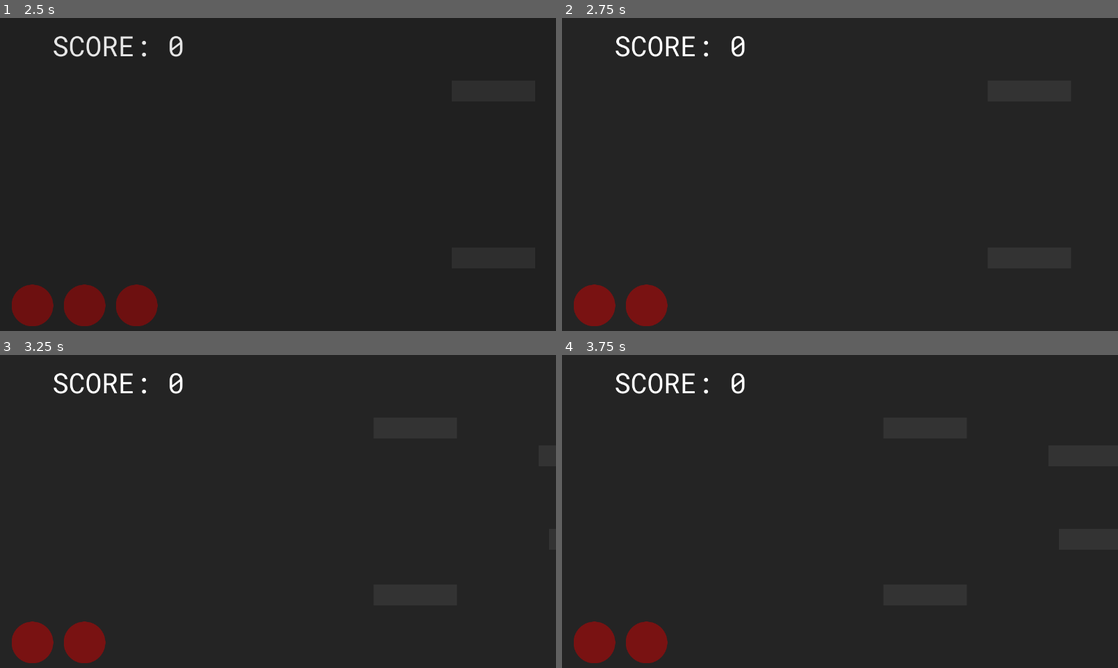
Above: before the commit, frames 1-4 (two rows, left to right).
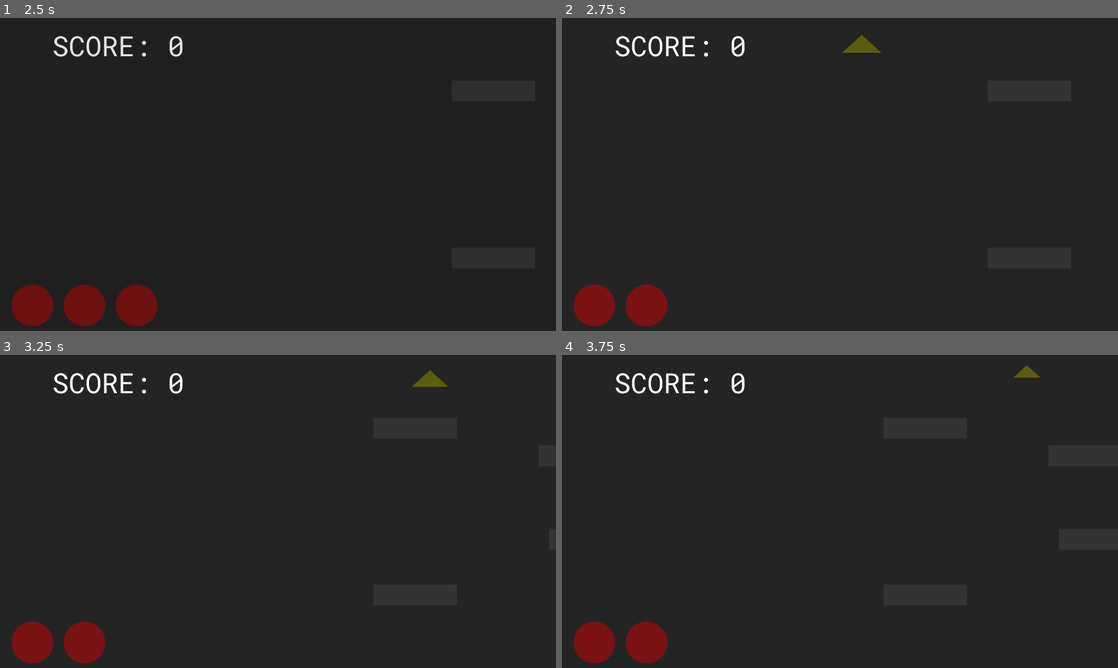
Above: after the commit, the same moments.

Repository: IonAir1/Genre-Mash-Jam
Game: Godot game, scene res://scenes/main menu.tscn
Two runs of this game, one before a commit and one after it. Both use one fixed random seed, a clock stepped at 60 frames per second and the inputs below.
Inputs (mouse positions are in pixels of both pictures, inside the frame that each line leads up to):
- Up to frame 1 (2.5 s): click "PLAY" at 0.5 s; click "PLAY" at 1.25 s; move the mouse to (400, 158) at 2.02 s; hold D (right) from 2.03 s (still down); hold S (drop) from 2.03 s (still down); tap W (jump) at 2.27 s
- Up to frame 2 (2.75 s): keep holding D (right); keep holding S (drop)
- Up to frame 3 (3.25 s): keep holding D (right); move the mouse to (166, 527) at 2.77 s; release S (drop) at 2.78 s; click (166, 527) at 2.85 s; tap W (jump) at 3.02 s
- Up to frame 4 (3.75 s): move the mouse to (895, 442) at 3.52 s; release D (right) at 3.53 s; hold A (left) from 3.53 s (still down); hold S (drop) from 3.53 s (still down)

Frame 1 is identical in both runs. In frame 2, 0.2% of the frame differs, in the area x 50-58%, y 5-12%; in frame 3, 0.2%; in frame 4, 0.1%.

Commit message:
center player when respawning

Diff:
--- a/proj/project.godot
+++ b/proj/project.godot
@@ -10,7 +10,6 @@
 
 _global_script_classes=[  ]
 _global_script_class_icons={
-
 }
 
 [application]
--- a/proj/scenes/main menu.tscn
+++ b/proj/scenes/main menu.tscn
@@ -79,4 +79,5 @@
 scale = Vector2( 6.72993, 4.11659 )
 z_index = 100
 texture = ExtResource( 3 )
+
 [connection signal="pressed" from="Control/VBoxContainer/CenterContainer/Play" to="." method="_on_Play_pressed"]
--- a/proj/scripts/Player.gd
+++ b/proj/scripts/Player.gd
@@ -62,6 +62,7 @@
 	else: #if still has lives
 
 		position.y = -80 #respawn
+		position.x = 640
 		global.shoot = 0
 		gravity = 0
 		velocity.y = 0
